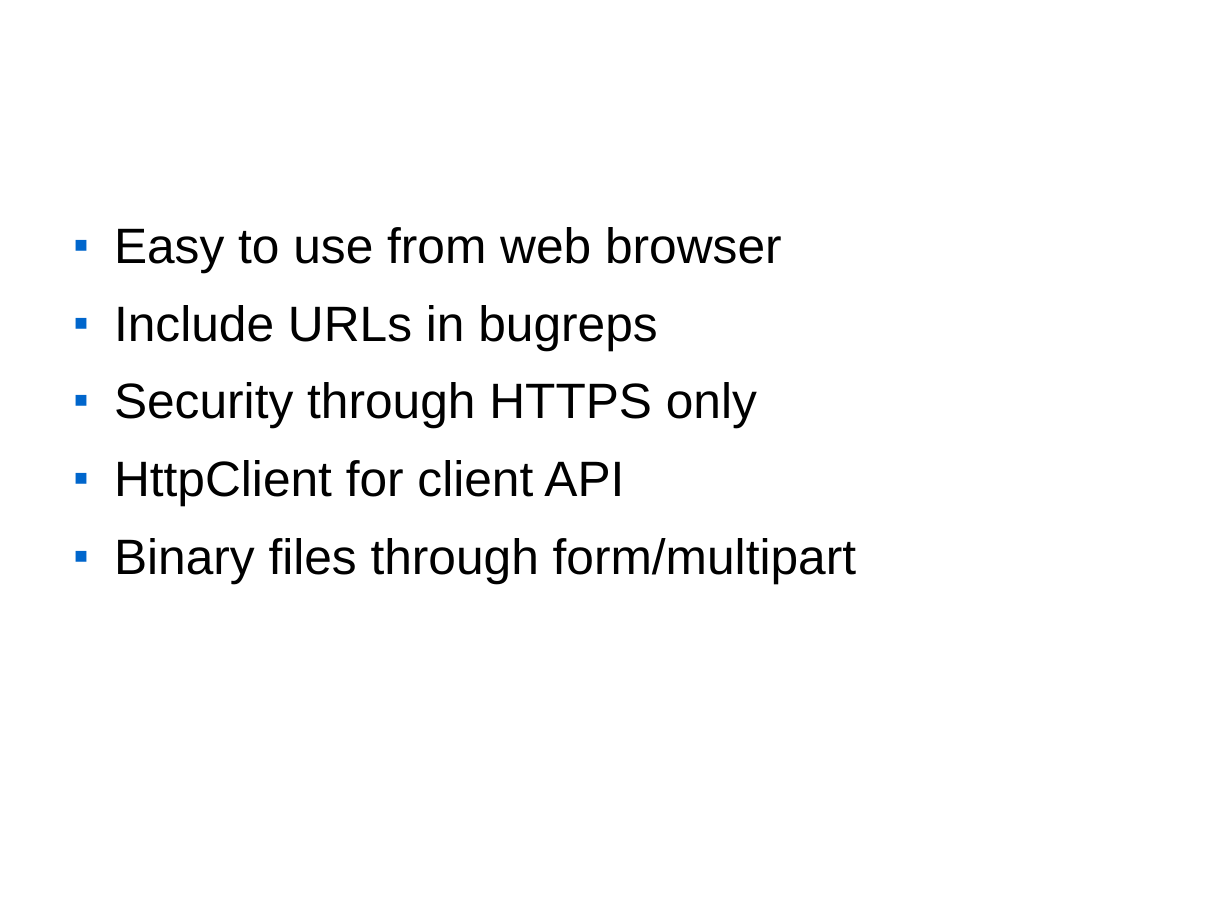
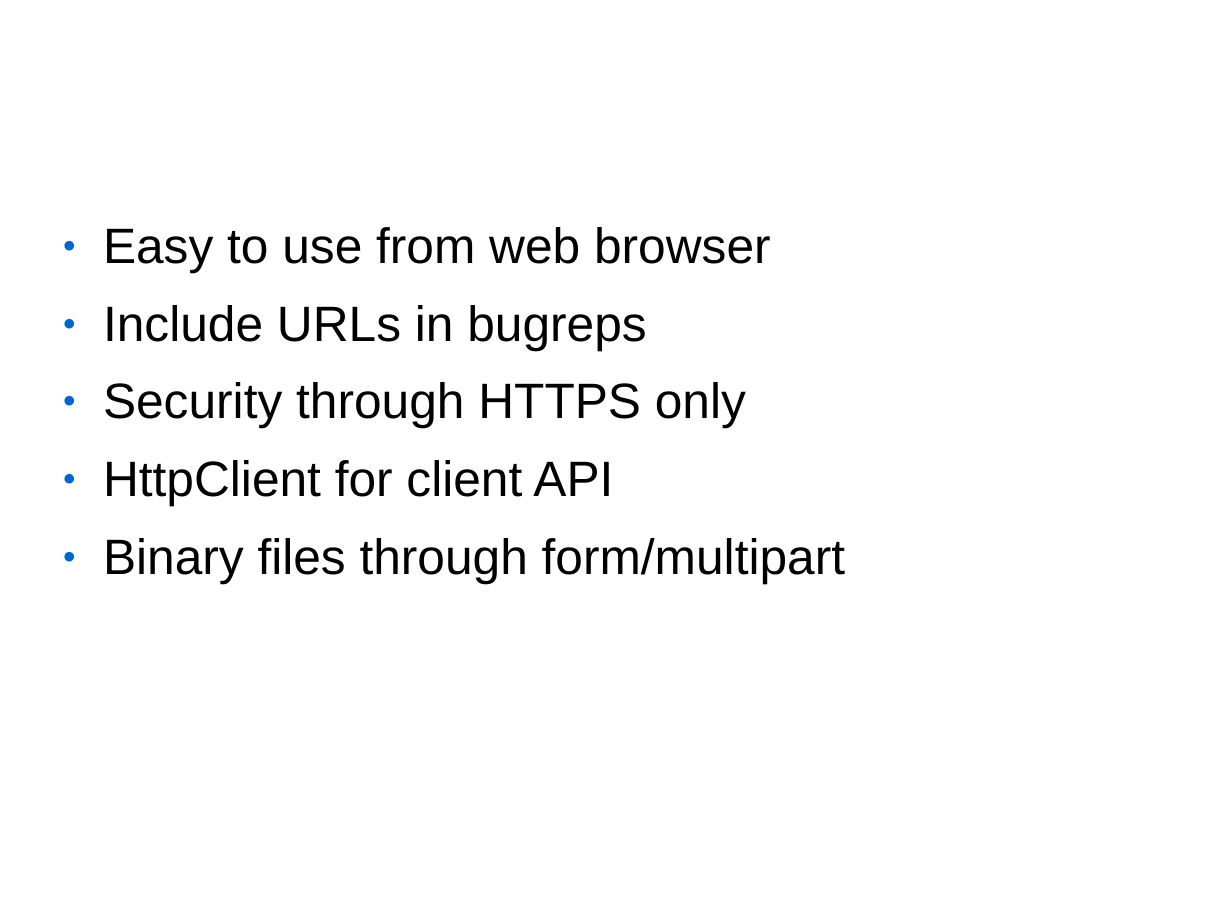
Before and after one commit to rhusar/smartfrog, a slide deck: slide 9 of core/components/hadoop/doc/workshop/mombasa.odp. Drawn at 1232x924 pixels with LibreOffice and Linux fonts; fonts in the diff are those of the drawing; background and template pictures are left out. Boxes give left, top, right and bottom in pixels: in the first picture for what was removed or moved away, otherwise in the second. Text is boxed around its words. In the diff, an @@ line names an element or a change of style, - is before the commit and + after.

```diff
--- a/core/components/hadoop/doc/workshop/mombasa.odp
+++ b/core/components/hadoop/doc/workshop/mombasa.odp
@@ text "Easy to use from web ..." at [103,227,845,583]: bullet ■ to ● @@
```
Also in this commit, not shown: 6 other slides changed, 2 slides added, 1 slide removed.
